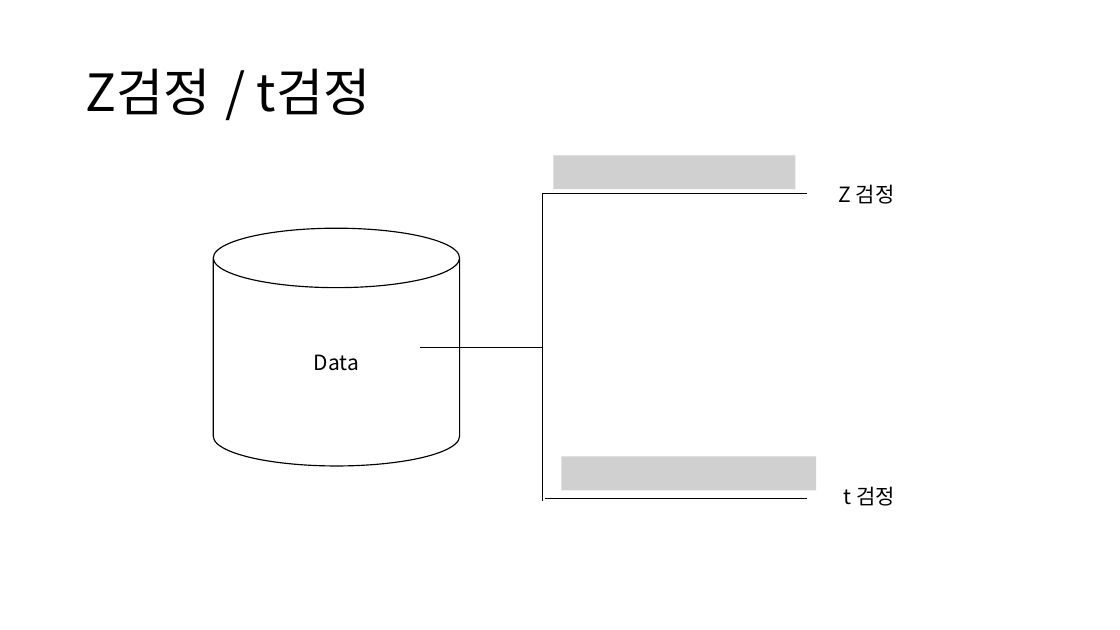
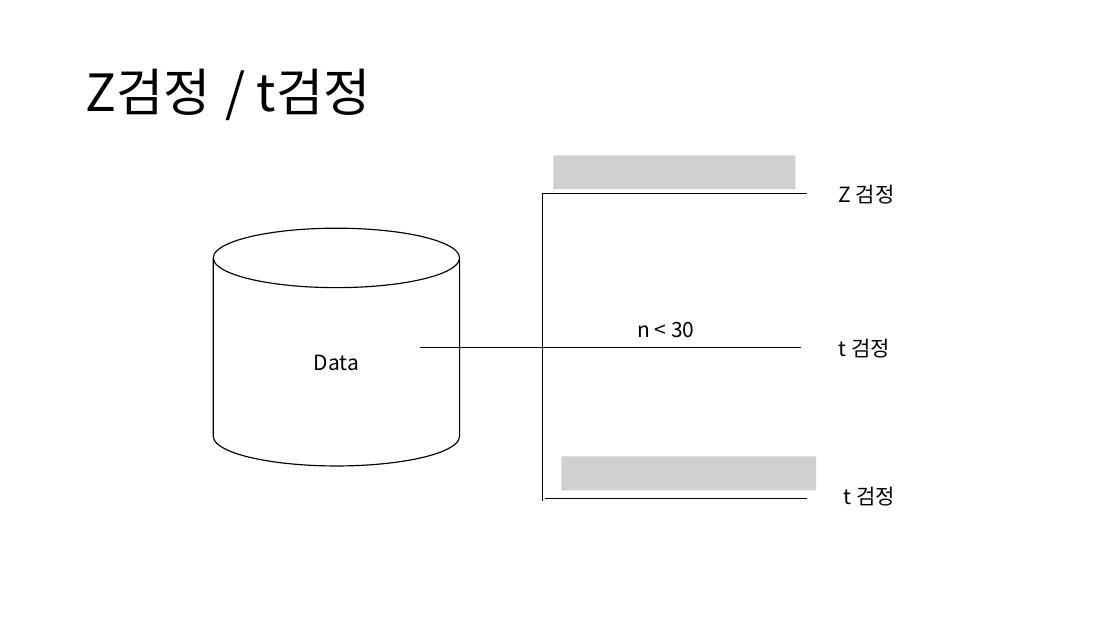
Before and after one commit to fastz123/4th_revolution, a slide deck: slide 26 of 4th_revolution-master/4th_revolution-master/bigdata/bigdata/home.selection/bigdata/stat/statistics.pptx (slide 27 before the commit). Drawn at 1120x630 pixels with LibreOffice and Linux fonts; fonts in the diff are those of the drawing; grey boxes stand for pictures. Boxes give left, top, right and bottom in pixels: in the first picture for what was removed or moved away, otherwise in the second. Text is boxed around its words. In the diff, an @@ line names an element or a change of style, - is before the commit and + after.

```diff
--- a/4th_revolution-master/4th_revolution-master/bigdata/bigdata/home.selection/bigdata/stat/statistics.pptx
+++ b/4th_revolution-master/4th_revolution-master/bigdata/bigdata/home.selection/bigdata/stat/statistics.pptx
@@ text added at (x1=637, y1=321, x2=694, y2=338), 18 pt, text #000000 @@
+n < 30
@@ line added from (539, 347) to (801, 347), #000000 0.5 pt @@
@@ text added at (x1=839, y1=338, x2=890, y2=358), 18 pt, text #000000 @@
+t 검정
```
Also in this commit, not shown: 1 other slide changed, 1 slide removed.
